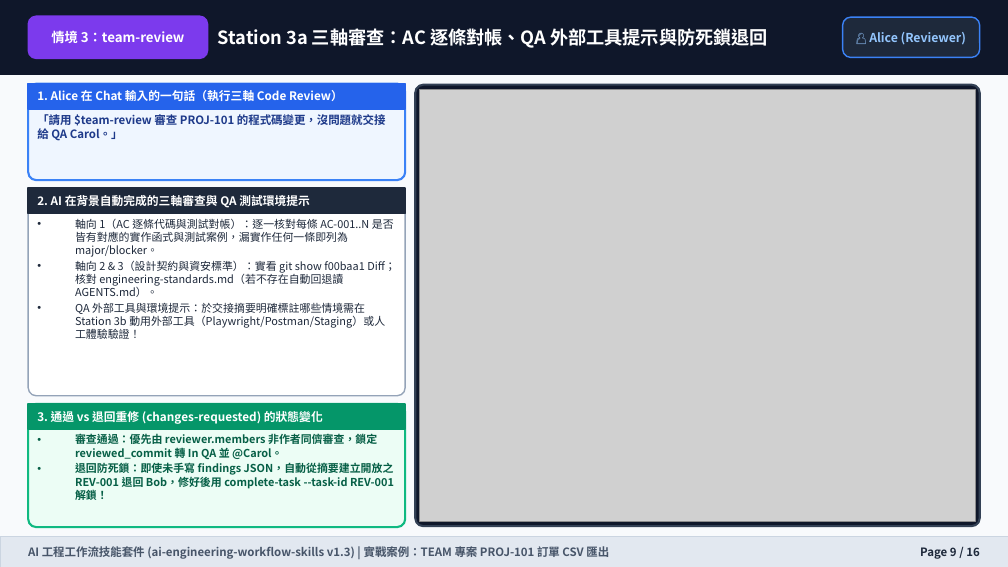
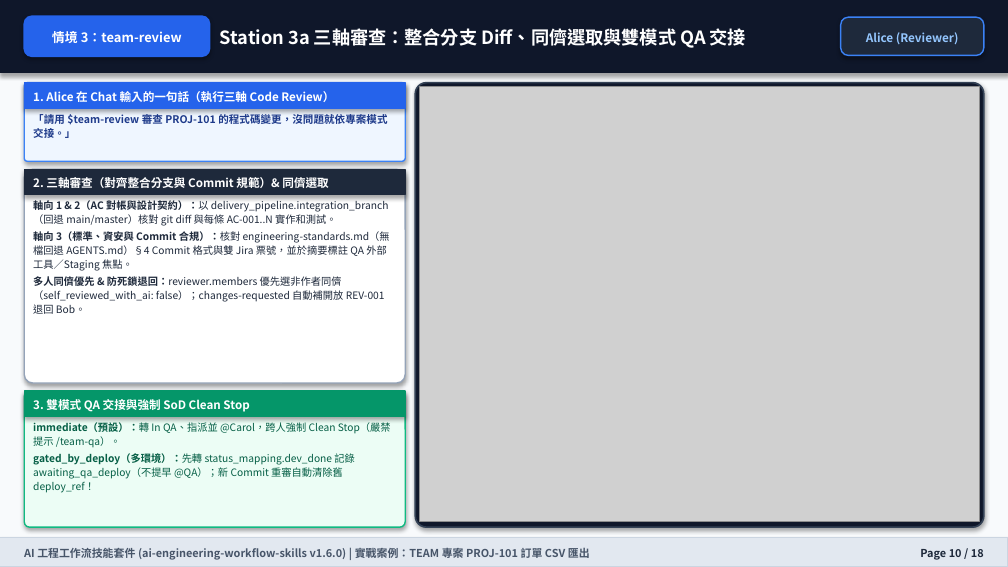
Before and after one commit to wilsonliu123/ai-engineering-workflow-skills, a slide deck: slide 10 of docs/training-manual.pptx (slide 9 before the commit). Drawn at 1008x567 pixels with LibreOffice and Linux fonts; fonts in the diff are those of the drawing; grey boxes stand for pictures. Boxes give left, top, right and bottom in pixels: in the first picture for what was removed or moved away, otherwise in the second. Text is boxed around its words. In the diff, an @@ line names an element or a change of style, - is before the commit and + after.

```diff
--- a/docs/training-manual.pptx
+++ b/docs/training-manual.pptx
@@ rounded rectangle: place and size @@
-rounded rectangle at [28,16,208,58]
+rounded rectangle at [24,16,210,56]
@@ rounded rectangle at [24,16,210,56]: fill #7C3AED to #2563EB; outline #7C3AED 1 pt to #2563EB 1 pt; shadow on @@
@@ text "情境 3：team-review" at [52,31,182,43]: size 9.5 to 9.2 pt; line spacing 1 to 1.18 @@
@@ text at [220,28,746,48]: text changed @@
-Station 3a 三軸審查：AC 逐條對帳、QA 外部工具提示與防死鎖退回
+Station 3a 三軸審查：整合分支 Diff、同儕選取與雙模式 QA 交接
@@ rounded rectangle: place and size @@
-rounded rectangle at [843,17,980,57]
+rounded rectangle at [841,17,984,55]
@@ text at [866,32,959,44]: text changed; size 8.8 to 8.4 pt @@
-👤 Alice (Reviewer)
+Alice (Reviewer)
@@ rectangle: place and size @@
-rectangle at [28,84,405,109]
+rectangle at [24,83,405,108]
@@ rounded rectangle: place and size @@
-rounded rectangle at [28,84,405,180]
+rounded rectangle at [24,83,405,161]
@@ rounded rectangle at [24,83,405,161]: outline #3B82F6 1.5 pt to #3B82F6 1 pt; shadow on; proportions changed @@
@@ text "1. Alice 在 Chat 輸入的一句話（執行三軸 ..." at [33,91,334,102]: size 8.4 to 8.3 pt; line spacing 1 to 1.18 @@
@@ rounded rectangle: place and size @@
-rounded rectangle at [415,85,980,526]
+rounded rectangle at [415,83,984,527]
@@ rounded rectangle at [415,83,984,527]: outline #334155 1.5 pt to #334155 1.2 pt; shadow on; proportions changed @@
@@ picture: place and size @@
-picture at [419,90,976,521]
+picture at [419,87,980,521]
@@ text at [33,112,387,138]: text changed; size 8.2 to 7.5 pt @@
-「請用 $team-review 審查 PROJ-101 的程式碼變更，沒問題就交接給 QA Carol。」
+「請用 $team-review 審查 PROJ-101 的程式碼變更，沒問題就依專案模式交接。」
@@ shadow on in 5 elements at [0,0,1008,73], [24,83,405,108], [841,17,984,55], [24,391,405,416], [24,169,405,195] @@
@@ rounded rectangle: place and size @@
-rounded rectangle at [28,188,405,396]
+rounded rectangle at [24,169,405,383]
@@ rounded rectangle at [24,169,405,383]: shadow on; proportions changed @@
@@ rectangle: place and size @@
-rectangle at [28,188,405,214]
+rectangle at [24,169,405,195]
@@ text at [33,175,328,191]: text changed; size 8.4 to 8.3 pt @@
-2. AI 在背景自動完成的三軸審查與 QA 測試環境提示
+2. 三軸審查（對齊整合分支與 Commit 規範）& 同儕選取
@@ text at [33,200,390,314]: text changed; size 7.8 to 7.3 pt @@
-• 軸向 1（AC 逐條代碼與測試對帳）：逐一核對每條 AC-001..N 是否皆有對應的實作函式與測試案例，漏實作任何一條即列為 major/blocker。
-• 軸向 2 & 3（設計契約與資安標準）：實看 git show f00baa1 Diff；核對 engineering-standards.md（若不存在自動回退讀 AGENTS.md）。
-• QA 外部工具與環境提示：於交接摘要明確標註哪些情境需在 Station 3b 動用外部工具（Playwright/Postman/Staging）或人工體驗驗證！
+軸向 1 & 2（AC 對帳與設計契約）：以 delivery_pipeline.integration_branch（回退 main/master）核對 git diff 與每條 AC-001..N 實作和測試。
+軸向 3（標準、資安與 Commit 合規）：核對 engineering-standards.md（無檔回退 AGENTS.md）§4 Commit 格式與雙 Jira 票號，並於摘要標註 QA 外部工具／Staging 焦點。
+多人同儕優先 & 防死鎖退回：reviewer.members 優先選非作者同儕（self_reviewed_with_ai: false）；changes-requested 自動補開放 REV-001 退回 Bob。
@@ rectangle: place and size @@
-rectangle at [28,404,405,429]
+rectangle at [24,391,405,416]
@@ rounded rectangle: place and size @@
-rounded rectangle at [28,404,405,527]
+rounded rectangle at [24,391,405,527]
@@ rounded rectangle at [24,391,405,527]: outline #10B981 1.5 pt to #10B981 1 pt; shadow on; proportions changed @@
@@ text added at [33,397,249,413], 8.3 pt, text #FFFFFF, bold @@
+3. 雙模式 QA 交接與強制 SoD Clean Stop
@@ text removed at [37,409,323,425] @@
-3. 通過 vs 退回重修 (changes-requested) 的狀態變化
@@ text added at [33,422,391,493], 7.3 pt, text #065F46 @@
+immediate（預設）：轉 In QA、指派並 @Carol，跨人強制 Clean Stop（嚴禁提示 /team-qa）。
+gated_by_deploy（多環境）：先轉 status_mapping.dev_done 記錄 awaiting_qa_deploy（不提早 @QA）；新 Commit 重審自動清除舊 deploy_ref！
@@ text removed at [75,433,394,500] @@
-• 審查通過：優先由 reviewer.members 非作者同儕審查，鎖定 reviewed_commit 轉 In QA 並 @Carol。
-• 退回防死鎖：即使未手寫 findings JSON，自動從摘要建立開放之 REV-001 退回 Bob，修好後用 complete-task --task-id REV-001 解鎖！
@@ rectangle at [0,537,1008,566]: outline #CBD5E1 0.5 pt to #CBD5E1 0.75 pt; shadow on @@
@@ text at [24,546,590,561]: text changed; size 8.2 to 7.8 pt @@
-AI 工程工作流技能套件 (ai-engineering-workflow-skills v1.3) | 實戰案例：TEAM 專案 PROJ-101 訂單 CSV 匯出
+AI 工程工作流技能套件 (ai-engineering-workflow-skills v1.6.0) | 實戰案例：TEAM 專案 PROJ-101 訂單 CSV 匯出
@@ text at [920,549,984,560]: text changed; size 8.2 to 7.8 pt @@
-Page 9 / 16
+Page 10 / 18
```
Also in this commit, not shown: 13 other slides changed, 4 slides added, 2 slides removed, 18 other files.
